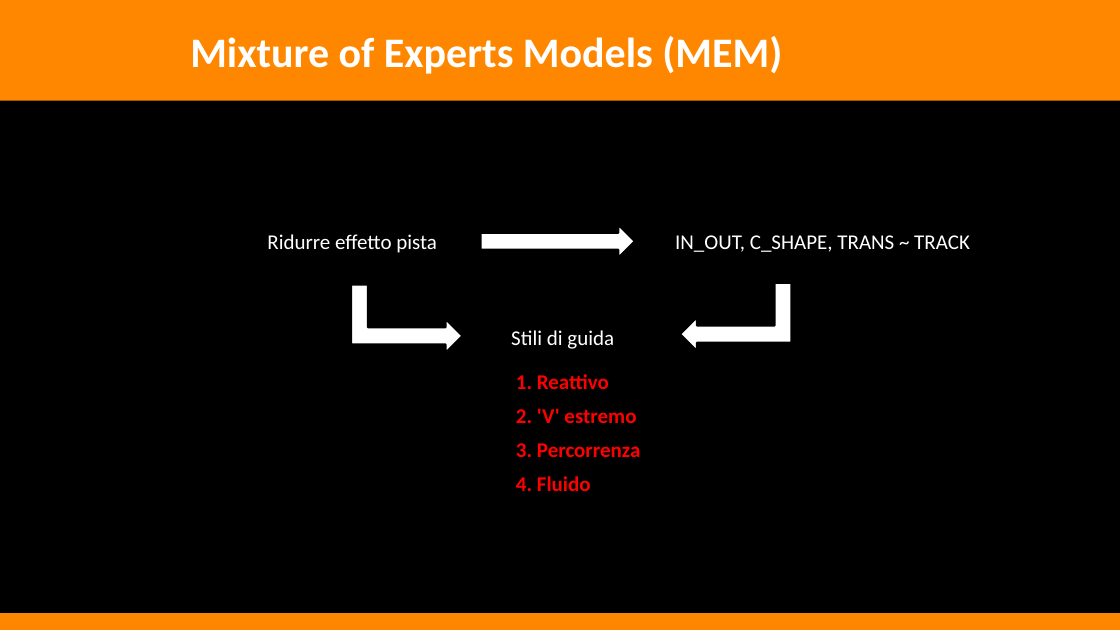
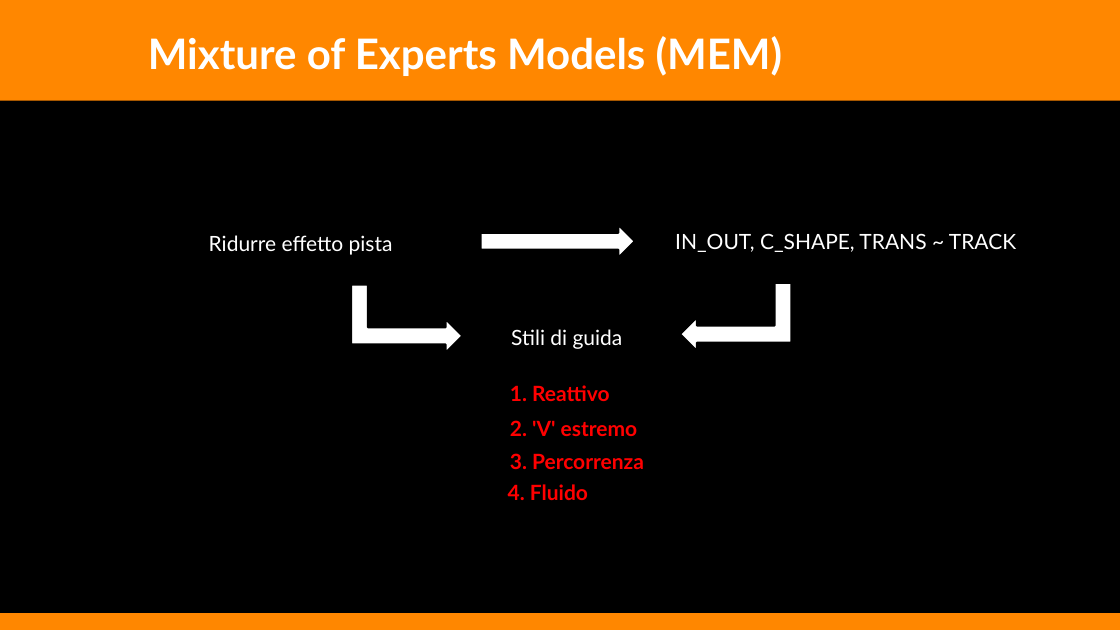
Before and after one commit to WBOnCedR/Stili_di_guida_f1, a slide deck: slide 16 of presentazione_F1_10min.pptx. Drawn at 1120x630 pixels with LibreOffice and Linux fonts; fonts in the diff are those of the drawing. Boxes give left, top, right and bottom in pixels: in the first picture for what was removed or moved away, otherwise in the second. Text is boxed around its words. In the diff, an @@ line names an element or a change of style, - is before the commit and + after.

```diff
--- a/presentazione_F1_10min.pptx
+++ b/presentazione_F1_10min.pptx
@@ text "Mixture of Experts Models (MEM)": place and size @@
-text "Mixture of Experts Models (MEM)" at bbox=[190, 36, 782, 74]
+text "Mixture of Experts Models (MEM)" at bbox=[148, 36, 783, 76]
@@ text "Ridurre effetto pista": place and size @@
-text "Ridurre effetto pista" at bbox=[267, 234, 437, 253]
+text "Ridurre effetto pista" at bbox=[209, 235, 393, 255]
@@ text "1. Reattivo": place and size @@
-text "1. Reattivo" at bbox=[516, 374, 609, 389]
+text "1. Reattivo" at bbox=[510, 385, 610, 401]
@@ text "2. 'V' estremo": place and size @@
-text "2. 'V' estremo" at bbox=[516, 408, 636, 423]
+text "2. 'V' estremo" at bbox=[510, 420, 638, 436]
@@ font Calibri to Lato in 8 elements at bbox=[675, 233, 1016, 252], bbox=[508, 484, 588, 500], bbox=[510, 420, 638, 436], bbox=[511, 329, 623, 349], bbox=[209, 235, 393, 255], bbox=[148, 36, 783, 76], bbox=[510, 385, 610, 401], bbox=[510, 453, 644, 469] @@
@@ text "3. Percorrenza": place and size @@
-text "3. Percorrenza" at bbox=[516, 443, 640, 457]
+text "3. Percorrenza" at bbox=[510, 453, 644, 469]
@@ text "4. Fluido": place and size @@
-text "4. Fluido" at bbox=[516, 476, 591, 491]
+text "4. Fluido" at bbox=[508, 484, 588, 500]
```
Also in this commit, not shown: 11 other slides changed, 1 other file.
